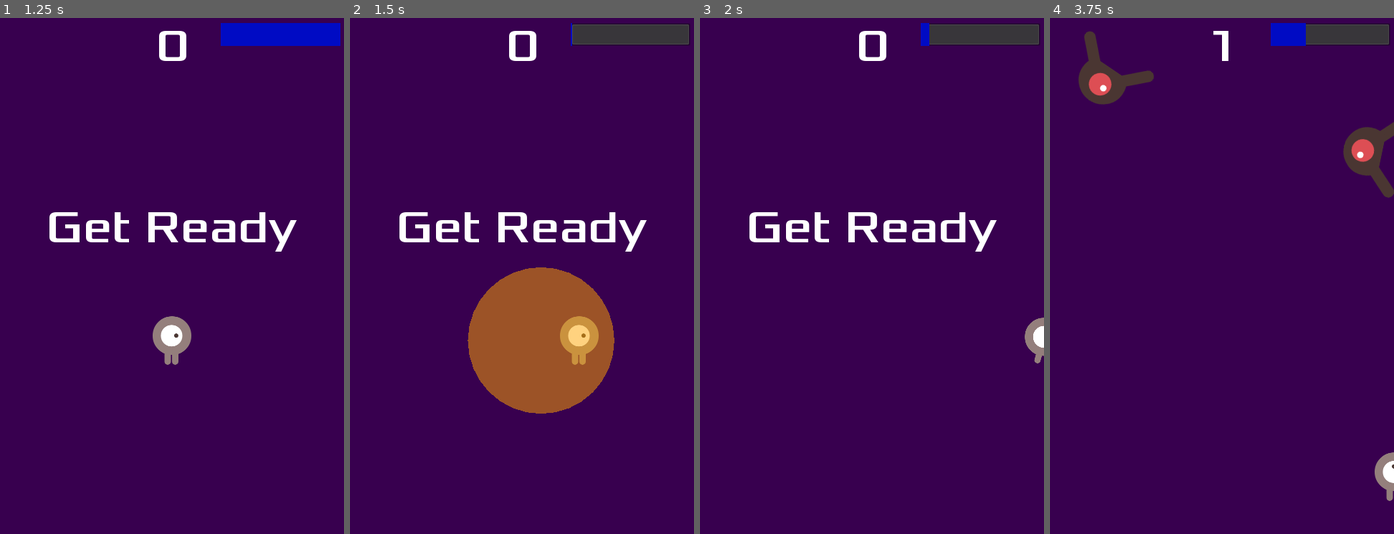
Above: before the commit, frames 1-4 (left to right).
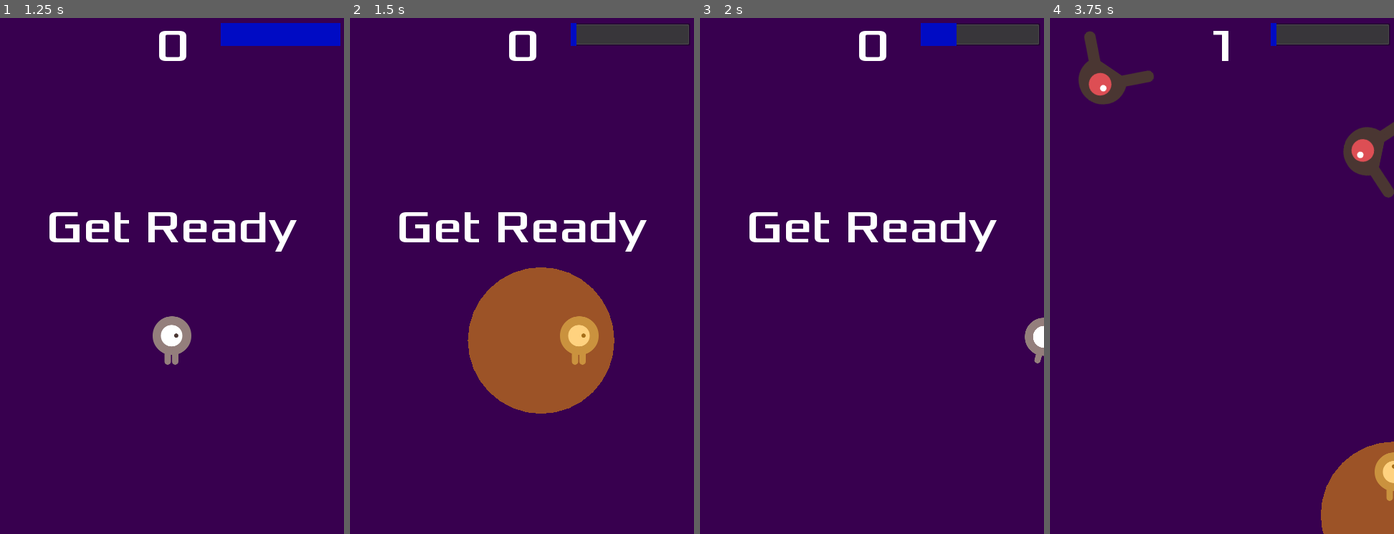
Above: after the commit, the same moments.

Repository: arthurljones/godot_dodge
Game: Godot game, scene res://Main.tscn
Two runs of this game, one before a commit and one after it. Both use one fixed random seed, a clock stepped at 60 frames per second and the inputs below.
Inputs:
- Up to frame 1 (1.25 s): click "Start" at 0.5 s
- Up to frame 2 (1.5 s): tap Enter at 1.25 s; hold Right (move_right) from 1.28 s (still down); tap Space (special) at 1.35 s
- Up to frame 3 (2 s): keep holding Right (move_right)
- Up to frame 4 (3.75 s): release Right (move_right) at 2.03 s; hold Down (move_down) 2.03-2.78 s; tap Space (special) at 2.1, 2.85, 3.6 s; hold Right (move_right) 2.78-3.53 s; hold Up (move_up) from 3.53 s (still down)

Frame 1 is identical in both runs. In frame 2, less than 0.1% of the frame differs, in the area x 64-66%, y 0-6%; in frame 3, 0.4%; in frame 4, 3.5%, in the area x 65-100%, y 0-100%.

Commit message:
Mob death anim plus score

Diff:
--- a/Main.gd
+++ b/Main.gd
@@ -1,6 +1,8 @@
 extends Node
 
 export var mob_scene: PackedScene
+export var mob_death_score:int = 3
+
 var score
 
 # Called when the node enters the scene tree for the first time.
@@ -53,6 +55,8 @@
 	var velocity = Vector2(rand_range(150.0, 250.0), 0.0)
 	mob.linear_velocity = velocity.rotated(direction)
 
+	# Listen for the mob's death
+	mob.connect("killed", self, "_on_mob_killed")
 	# Spawn the mob by adding it to the Main scene.
 	add_child(mob)
 
@@ -69,3 +73,7 @@
 
 func _on_ResetTimer_timeout():
 	setup()
+
+func _on_mob_killed():
+	print("_on_mob_killed")
+	set_score(score + mob_death_score)
--- a/Mob.gd
+++ b/Mob.gd
@@ -1,16 +1,27 @@
 extends RigidBody2D
+
+signal killed
 
 # Called when the node enters the scene tree for the first time.
 func _ready():
-	$AnimatedSprite.playing = true
 	var mob_types = $AnimatedSprite.frames.get_animation_names()
 	$AnimatedSprite.animation = mob_types[randi() % mob_types.size()]
-
+	$AnimatedSprite.playing = true
 
 # Called every frame. 'delta' is the elapsed time since the previous frame.
 #func _process(delta):
 #	pass
 
-
 func _on_VisibilityNotifier2D_screen_exited():
 	queue_free()
+
+func die():
+	emit_signal("killed")
+	$DeathAnim.play("fadeout")
+	$AnimatedSprite.playing = false
+	linear_velocity = Vector2.ZERO
+	$CollisionShape2D.set_deferred("disabled", true)
+
+func _on_DeathAnim_animation_finished(anim_name:String):
+	print("mob anim finish")
+	queue_free()
--- a/Mob.tscn
+++ b/Mob.tscn
@@ -30,6 +30,33 @@
 radius = 33.0
 height = 16.0
 
+[sub_resource type="Animation" id=3]
+resource_name = "fadeout"
+tracks/0/type = "value"
+tracks/0/path = NodePath("AnimatedSprite:modulate:a")
+tracks/0/interp = 1
+tracks/0/loop_wrap = true
+tracks/0/imported = false
+tracks/0/enabled = true
+tracks/0/keys = {
+"times": PoolRealArray( 0, 1 ),
+"transitions": PoolRealArray( 0.5, 0.5 ),
+"update": 0,
+"values": [ 1.0, 0.0 ]
+}
+tracks/1/type = "value"
+tracks/1/path = NodePath(".:scale")
+tracks/1/interp = 1
+tracks/1/loop_wrap = true
+tracks/1/imported = false
+tracks/1/enabled = true
+tracks/1/keys = {
+"times": PoolRealArray( 0, 1 ),
+"transitions": PoolRealArray( 1, 1 ),
+"update": 0,
+"values": [ Vector2( 1, 1 ), Vector2( 0, 0 ) ]
+}
+
 [node name="Node2D" type="RigidBody2D"]
 collision_layer = 3
 collision_mask = 0
@@ -42,7 +69,7 @@
 [node name="AnimatedSprite" type="AnimatedSprite" parent="."]
 scale = Vector2( 0.75, 0.75 )
 frames = SubResource( 1 )
-animation = "fly"
+animation = "walk"
 playing = true
 
 [node name="CollisionShape2D" type="CollisionShape2D" parent="."]
@@ -51,4 +78,8 @@
 
 [node name="VisibilityNotifier2D" type="VisibilityNotifier2D" parent="." groups=["mobs"]]
 
+[node name="DeathAnim" type="AnimationPlayer" parent="."]
+anims/fadeout = SubResource( 3 )
+
 [connection signal="screen_exited" from="VisibilityNotifier2D" to="." method="_on_VisibilityNotifier2D_screen_exited"]
+[connection signal="animation_finished" from="DeathAnim" to="." method="_on_DeathAnim_animation_finished"]
--- a/Player.gd
+++ b/Player.gd
@@ -70,6 +70,7 @@
 	position.y = clamp(position.y, 0, screen_size.y)
 
 func _on_Player_body_entered(body:Node):
+	print("player hit %s" % body.get_class())
 	hidden = true
 	special_charge = 0
 	hide()
--- a/Player.tscn
+++ b/Player.tscn
@@ -30,6 +30,7 @@
 __meta__ = {
 "_edit_group_": true
 }
+special_charge_rate = 0.5
 special_scene = ExtResource( 6 )
 
 [node name="AnimatedSprite" type="AnimatedSprite" parent="."]
--- a/SpecialAttack.gd
+++ b/SpecialAttack.gd
@@ -27,4 +27,5 @@
 
 func _on_Node2D_body_entered(body:Node):
 	# Kill enemies that touch the explosion
-	body.queue_free()
+	if body.has_method("die"):
+		body.die()
Not shown: 1 places in Mob.tscn that only renumber resources
